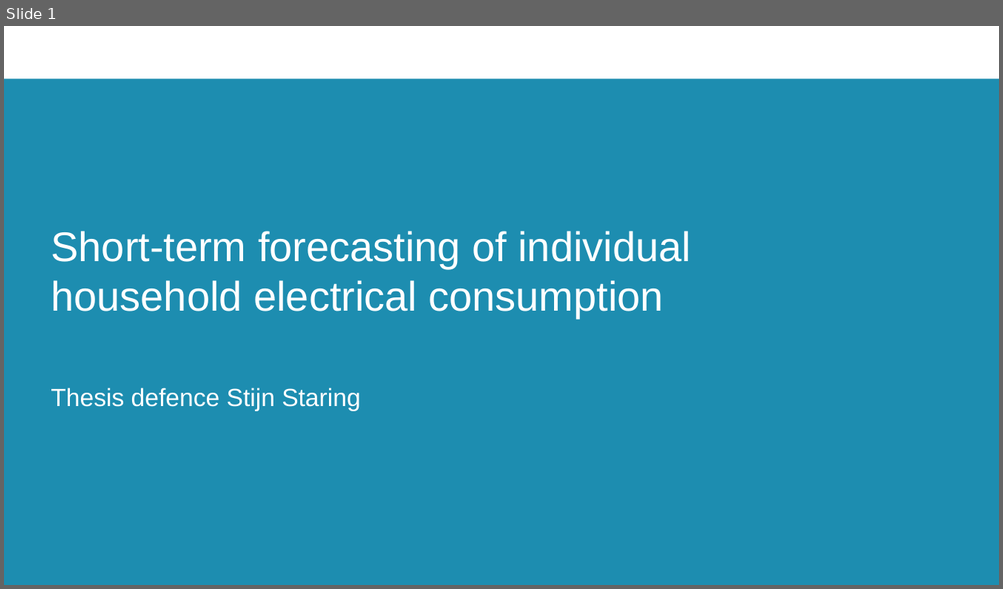
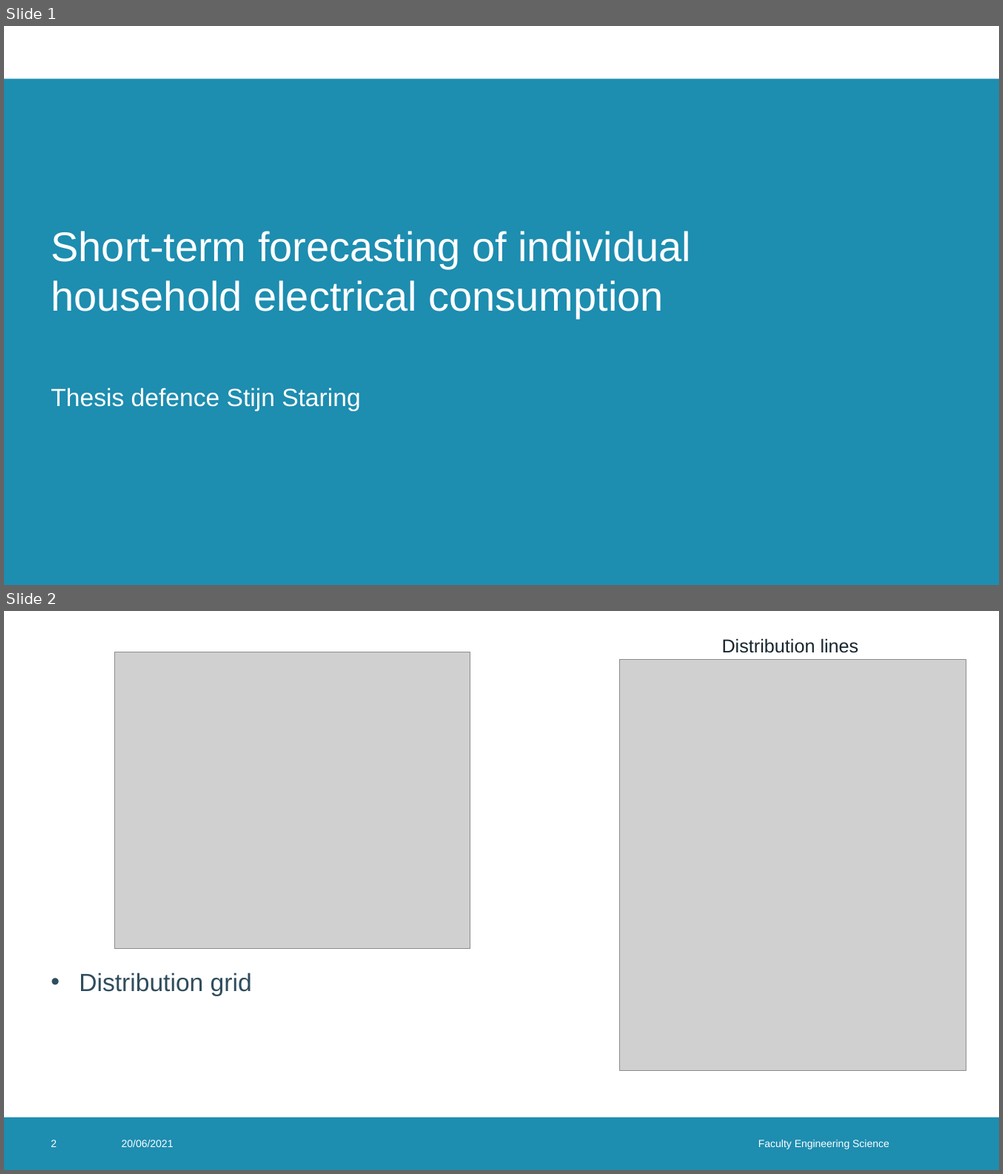
Before and after one commit to StijnStaring/TS_report, a slide deck: PPT/PPT_MAI.pptx. Shown one above the other, each under a label of ours: slide 1 before the commit, slides 1 and 2 after it. The pictures are 1003x589 and 1003x1174 pixels, drawn with LibreOffice and Linux fonts; fonts in the diff are those of the drawing; grey boxes stand for pictures; background and template pictures are left out. Boxes give left, top, right and bottom in pixels: in the first picture for what was removed or moved away, otherwise in the second. Text is boxed around its words. In the diff, an @@ line names an element or a change of style, - is before the commit and + after.

```diff
--- a/PPT/PPT_MAI.pptx
+++ b/PPT/PPT_MAI.pptx
@@ slide 2 added at box(4, 611, 999, 1170), background #FFFFFF; not listed: 1 template element that a slide beside it also shows @@
@@ picture added at box(115, 652, 470, 949) @@
@@ text added at box(722, 638, 859, 653), 18 pt, text #18272F @@
+Distribution lines
@@ picture added at box(620, 660, 966, 1071) @@
@@ text added at box(79, 973, 252, 997), 24 pt, text #2F4D5D @@
+• Distribution grid
@@ page number added at box(51, 1140, 57, 1147), 10 pt, text #FFFFFF @@
+2
@@ text added at box(122, 1140, 173, 1147), 10 pt, text #FFFFFF @@
+20/06/2021
@@ text added at box(758, 1140, 889, 1150), 10 pt, text #FFFFFF @@
+Faculty Engineering Science
```
Also in this commit, not shown: 1 slide changed, 3 other slides added, 1 other file.
